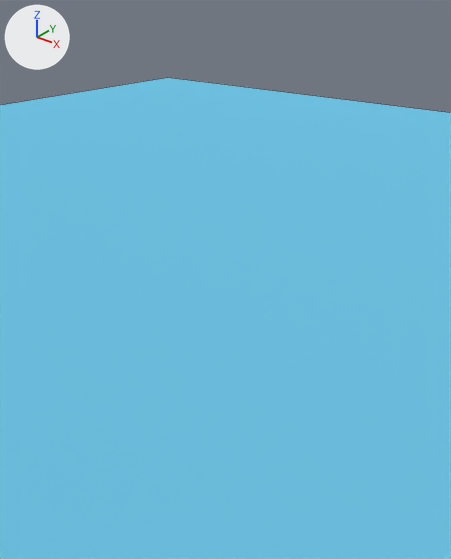
An edit to the Blender file projects/2023/saa/scenes/scene2/scene2.blend, drawn before and after from the same camera.
One viewpoint serves both versions: a camera (50 mm lens) standing at (3.82, -4.69, 3.85) and looking at (0.64, -0.72, 1.38). The axes (+X, +Y, +Z) are drawn at upper left. The lights are the same throughout. Mesh edges are drawn as thin lines.

Before the edit, the objects in view are built like this:
```python
me_plane = bpy.data.meshes.new('Plane')
me_plane.from_pydata(...)  # 16 vertices, 7 faces; spans x -1.0..1.0, y -1.0..1.0, z 0.0..0.96
me_plane.polygons.foreach_set('use_smooth', [True] * 7)
me_plane.materials.append(mat_material_001)  # cyan #72c7e7
ob_plane = bpy.data.objects.new('Plane', me_plane)
ob_plane.location = (0.0, 0.0, 0.0)
ob_plane.rotation_euler = (0.0, 0.0, 1.571)  # degrees (0, 0, 90)
ob_plane.scale = (15.3, 15.3, 15.3)
```
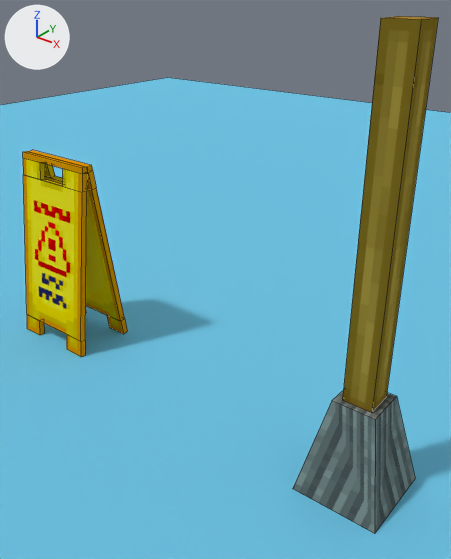
The newer file is also turned or shifted as a whole; pictures and numbers use the older file's frame.

Where the change shows, as pixel boxes (x1, y1, x2, y2) in the pictures (451 x 559 px):
'cube.001', added (yellow)
    after: (342, 16, 438, 413)
'cube', added (cyan)
    after: (293, 391, 415, 534)
'cube.002', added (yellow)
    after: (23, 152, 87, 357)
'cube.003', added (yellow)
    after: (28, 150, 127, 334)

Patch to the scene script:
```diff
--- a/projects/2023/saa/scenes/scene2/scene2.blend.py
+++ b/projects/2023/saa/scenes/scene2/scene2.blend.py
@@ img_caution_sign_png @@
+img_caution_sign_png = load_image('caution-sign.png', '../../../../../3d anim resources/models/objects/signs/wetfloor/caution-sign.png', 64, 64, 'sRGB')
@@ img_mop_png @@
+img_mop_png = load_image('mop.png', '../../../../../3d anim resources/models/objects/tools/mop/mop.png', 64, 64, 'sRGB')
@@ mat_material_0_001 @@
+mat_material_0_001 = principled_material('Material_0.001')
+mat_material_0_001.texture = img_caution_sign_png
+mat_material_0_001.specular_ior_level = 0.0
@@ mat_material_0 @@
+mat_material_0 = principled_material('Material_0')
+mat_material_0.texture = img_mop_png
+mat_material_0.specular_ior_level = 0.0
@@ me_cube_003 @@
+me_cube_003.from_pydata(...)  # 38 vertices, 31 faces; spans x -0.5..0.5, y 0.0..2.12, z 0.0..0.06
+me_cube_003.materials.append(mat_material_0_001)  # picture img_caution_sign_png
@@ me_cube_002 @@
+me_cube_002.from_pydata(...)  # 38 vertices, 31 faces; spans x -0.5..0.5, y 0.0..2.12, z 0.06..0.12
+me_cube_002.materials.append(mat_material_0_001)  # picture img_caution_sign_png
@@ me_cube_001 @@
+me_cube_001.from_pydata(...)  # a box spanning x -0.12..0.12, y 0.88..3.63, z -0.12..0.12
+me_cube_001.materials.append(mat_material_0)  # picture img_mop_png
@@ me_cube @@
+me_cube.from_pydata(...)  # 8 vertices, 6 faces; spans x -0.375..0.375, y 0.0..0.875, z -0.375..0.375
+me_cube.materials.append(mat_material_0)  # picture img_mop_png
@@ ob_cube_003 @@
+ob_cube_003 = bpy.data.objects.new('cube.003', me_cube_003)
+ob_cube_003.location = (-1.663, -0.414, 0.0)
+ob_cube_003.rotation_euler = (1.428, 0.0, 3.142)  # degrees (82, 0, 180)
@@ ob_cube_002 @@
+ob_cube_002 = bpy.data.objects.new('cube.002', me_cube_002)
+ob_cube_002.location = (-1.663, -0.94, -0.009)
+ob_cube_002.rotation_euler = (1.435, 0.0, 0.0)  # degrees (82, 0, 0)
@@ ob_cube_001 @@
+ob_cube_001 = bpy.data.objects.new('cube.001', me_cube_001)
+ob_cube_001.location = (2.165, -0.889, 0.001)
+ob_cube_001.rotation_euler = (1.571, 0.0, 0.0)  # degrees (90, 0, 0)
@@ ob_cube @@
+ob_cube = bpy.data.objects.new('cube', me_cube)
+ob_cube.location = (2.165, -0.889, 0.0)
+ob_cube.rotation_euler = (1.571, 0.0, 0.0)  # degrees (90, 0, 0)
```
